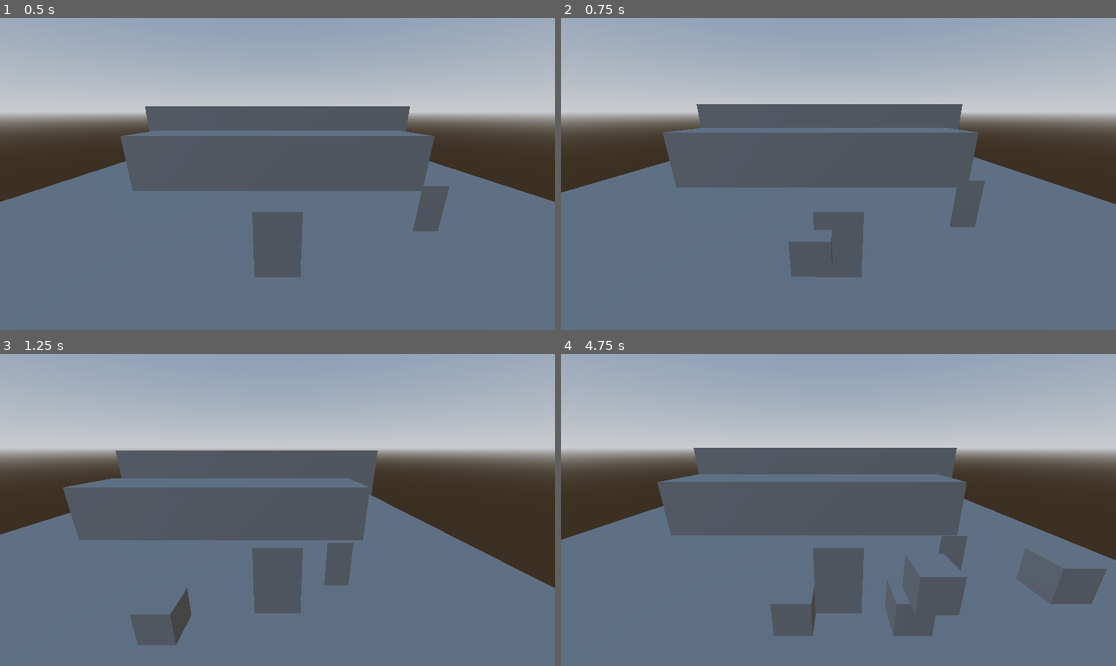
Above: before the commit, frames 1-4 (two rows, left to right).
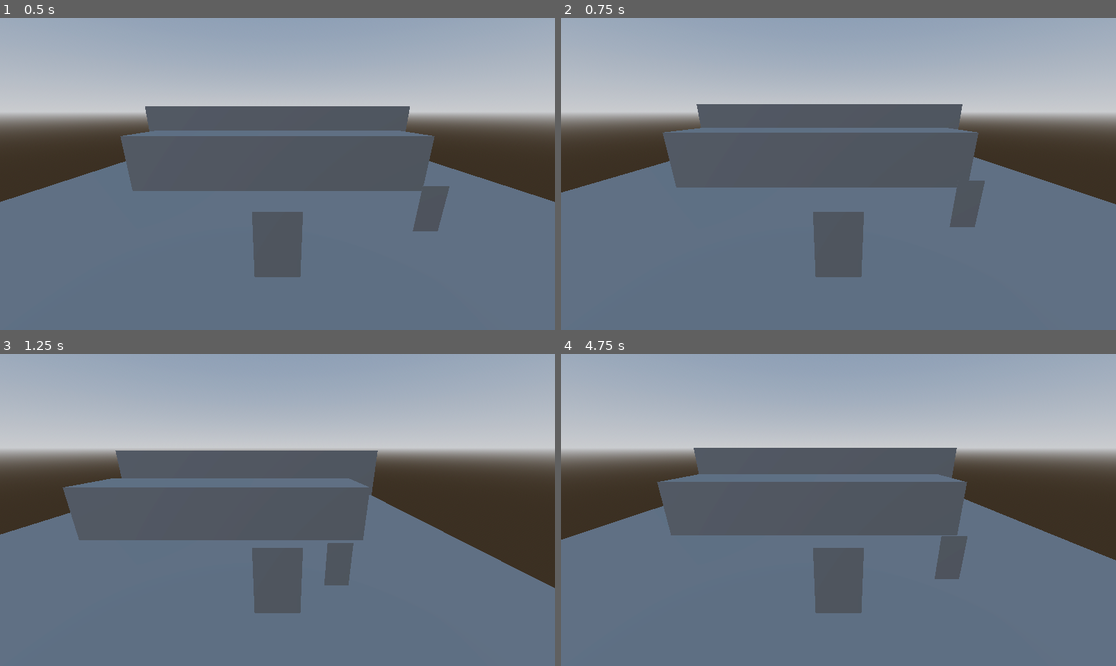
Above: after the commit, the same moments.

Repository: Outer-Guy/Manu-T1
Game: Godot game, scene res://escenas/mundo_principal.tscn
The game is run twice, just before and just after one commit, with the same random seed, the same clock (stepped at 60 frames per second) and the same inputs.
Inputs (mouse positions are in pixels of both pictures, inside the frame that each line leads up to):
- Up to frame 1 (0.5 s): no input
- Up to frame 2 (0.75 s): tap Enter (ui_accept) at 0.5 s; move the mouse to (960, 158) at 0.52 s; hold Right (ui_right) from 0.53 s (still down); click (960, 158) at 0.6 s
- Up to frame 3 (1.25 s): keep holding Right (ui_right); tap Enter (ui_accept) at 0.77 s
- Up to frame 4 (4.75 s): move the mouse to (727, 525) at 1.27 s; release Right (ui_right) at 1.28 s; hold Down (ui_down) 1.28-2.03 s; click (727, 525) at 1.35 s; tap Enter (ui_accept) at 1.52, 3.02, 3.77, 4.52 s; move the mouse to (894, 441) at 2.02 s; hold Right (ui_right) 2.03-2.78 s; click (894, 441) at 2.1 s; move the mouse to (810, 572) at 2.77 s; hold Up (ui_up) 2.78-3.53 s; click (810, 572) at 2.85 s; move the mouse to (1005, 556) at 3.52 s; hold Left (ui_left) from 3.53 s (still down); click (1005, 556) at 3.6 s; move the mouse to (672, 463) at 4.27 s; click (672, 463) at 4.35 s

Frame 1 is identical in both runs. In frame 2, 0.6% of the frame differs, in the area x 40-49%, y 67-83%; in frame 3, 1.0%; in frame 4, 4.9%, in the area x 37-99%, y 62-91%.

Commit message:
attack completado!!!

Diff:
--- a/escenas/hurtbox.gd
+++ b/escenas/hurtbox.gd
@@ -15,7 +15,7 @@
 	print("spawn: ", new_position)
 	return new_hurtbox
 
-func _psysics_process(delta: float) -> void:
+func _physics_process(delta: float) -> void:
 		lifetime -= delta
 		if lifetime <= 0:
 			queue_free()
